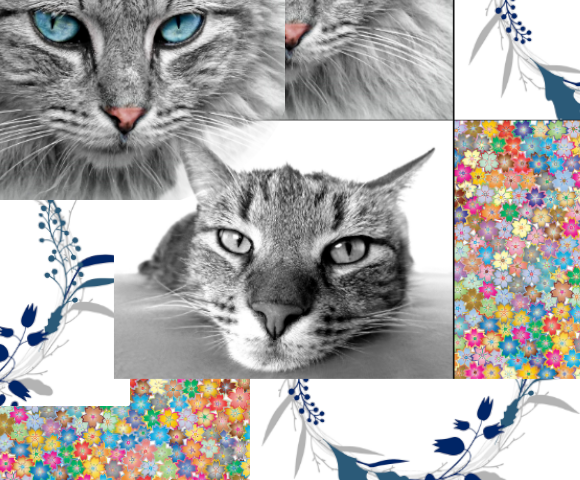
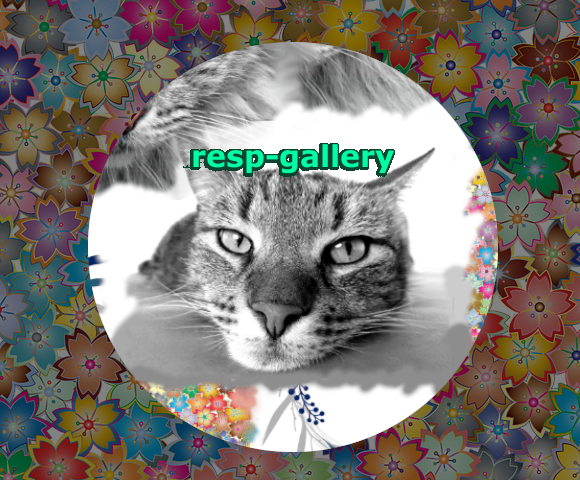
Layers edited between the first and the second w=580, h=480 image:
renamed "Pasted Layer" to "resp-gallery", moved it above "bg-17.png", painted on it over (x1=113, y1=0, x2=580, y2=379)
removed layer "Pasted Layer #4" over (x1=0, y1=196, x2=130, y2=406)
removed layer "Pasted Layer #2" over (x1=250, y1=289, x2=580, y2=480)
removed layer "Pasted Layer #1" over (x1=0, y1=246, x2=257, y2=480)
renamed "Pasted Layer #3" to "bg-17.png", painted on it over (x1=0, y1=0, x2=580, y2=480)
